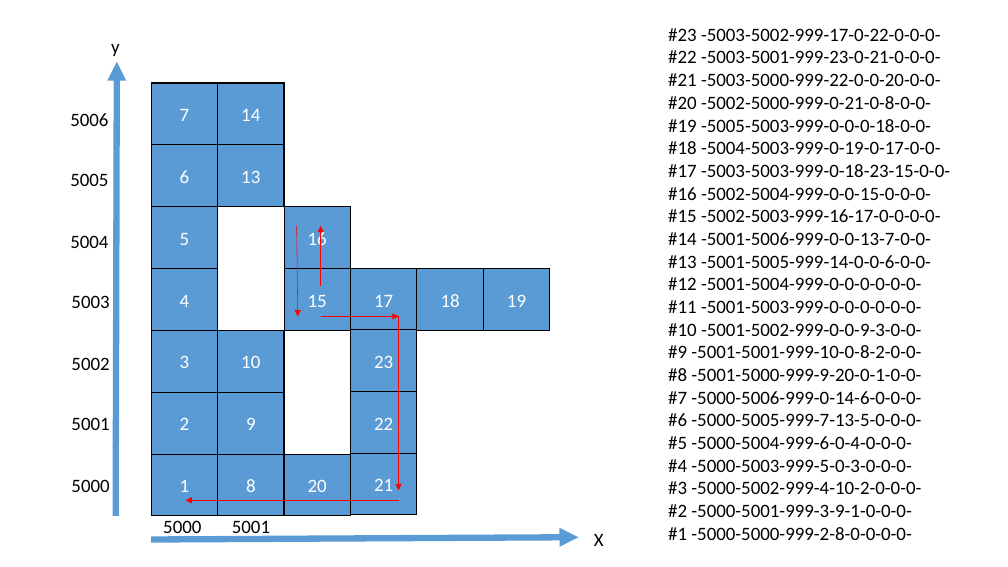
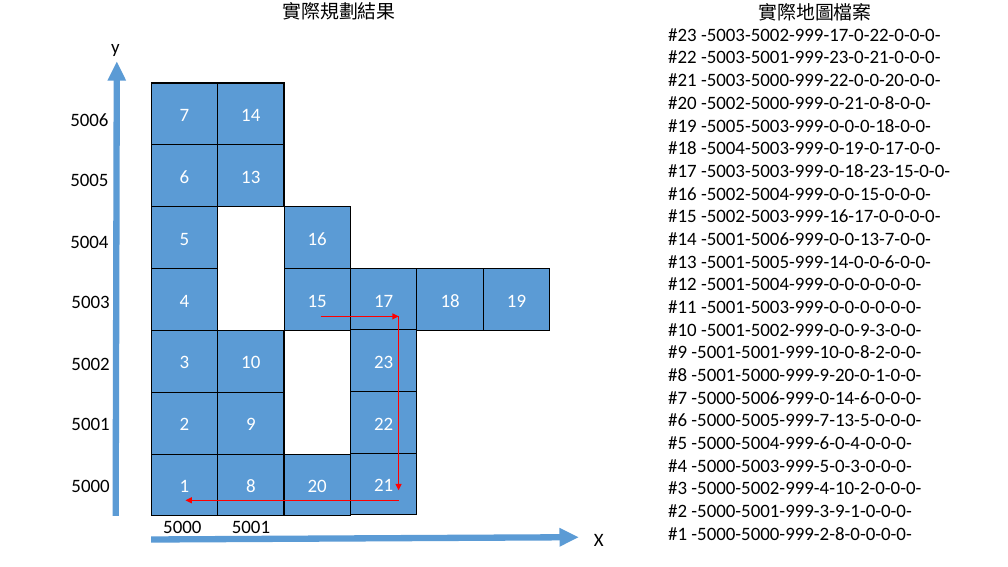
Before and after one commit to mskhrk/nttu_smartCar, a slide deck: slide 6 of document/運作流程圖.pptx (slide 3 before the commit). Drawn at 1008x567 pixels with LibreOffice and Linux fonts; fonts in the diff are those of the drawing. Boxes give left, top, right and bottom in pixels: in the first picture for what was removed or moved away, otherwise in the second. Text is boxed around its words. In the diff, an @@ line names an element or a change of style, - is before the commit and + after.

```diff
--- a/document/運作流程圖.pptx
+++ b/document/運作流程圖.pptx
@@ text added at (282, 2, 395, 20), 18 pt, text #000000 @@
+實際規劃結果
@@ text added at (758, 3, 871, 21), 18 pt, text #000000 @@
+實際地圖檔案
@@ arrow removed from (296, 226) to (298, 317) @@
@@ arrow removed from (321, 286) to (321, 226) @@
```
Also in this commit, not shown: 9 other slides changed, 4 slides added, 2 slides removed, 3 other files.
